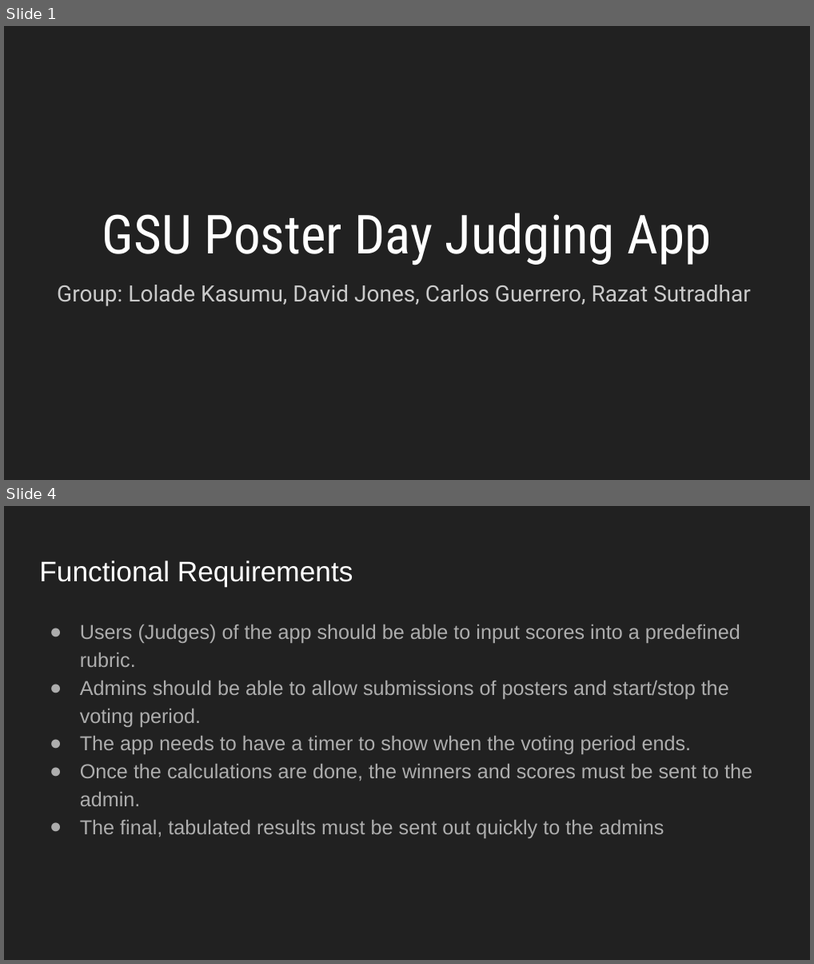
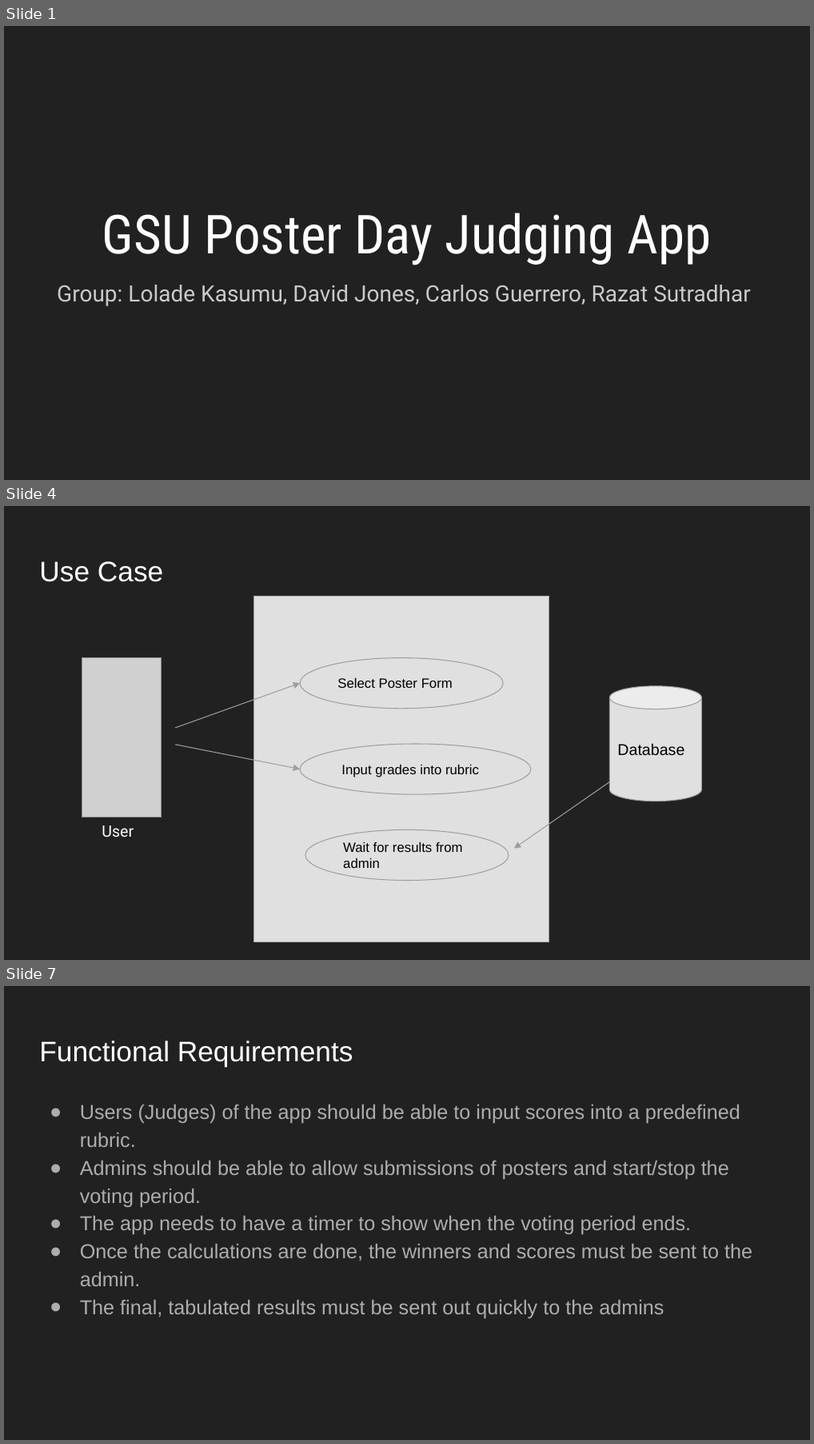
Before and after one commit to CSC4350-MW1/PosterJudging, a slide deck: Presentations/Final Presentation.pptx. Shown one above the other, each under a label of ours: slides 1 and 4 before the commit, slides 1, 4 and 7 after it; the slides between them are not shown. The pictures are 814x964 and 814x1444 pixels, drawn with LibreOffice and Linux fonts; fonts in the diff are those of the drawing; grey boxes stand for pictures. Boxes give left, top, right and bottom in pixels: in the first picture for what was removed or moved away, otherwise in the second. Text is boxed around its words. In the diff, an @@ line names an element or a change of style, - is before the commit and + after.

```diff
--- a/Presentations/Final Presentation.pptx
+++ b/Presentations/Final Presentation.pptx
@@ slide 4 added at [4,506,810,960], background #212121 @@
@@ title added at [39,561,163,582], 25.2 pt, text #FFFFFF @@
+Use Case
@@ rectangle added at [254,596,550,941], fill #E0E0E0, outline #9E9E9E 0.75 pt @@
@@ picture added at [82,658,162,817] @@
@@ ellipse added at [300,658,503,708], fill #E0E0E0, outline #9E9E9E 0.75 pt, 12 pt, text #000000 @@
+Select Poster Form
@@ arrow added from (175, 728) to (300, 683), #9E9E9E 0.75 pt @@
@@ cylinder added at [610,686,702,801], fill #E0E0E0, outline #9E9E9E 0.75 pt, 14 pt, text #000000 @@
+Database
@@ arrow added from (175, 744) to (300, 769), #9E9E9E 0.75 pt @@
@@ ellipse added at [300,744,531,795], fill #E0E0E0, outline #9E9E9E 0.75 pt, 12 pt, text #000000 @@
+Input grades into rubric
@@ arrow added from (610, 782) to (514, 848), #9E9E9E 0.75 pt @@
@@ text added at [102,825,134,836], 14 pt, text #FFFFFF @@
+User
@@ ellipse added at [306,829,509,880], fill #E0E0E0, outline #9E9E9E 0.75 pt, 12 pt, text #000000 @@
+Wait for results from admin
@@ what was slide 4 is now slide 7 @@
```
Also in this commit, not shown: 1 slide changed, 4 other slides added, 2 slides removed.
